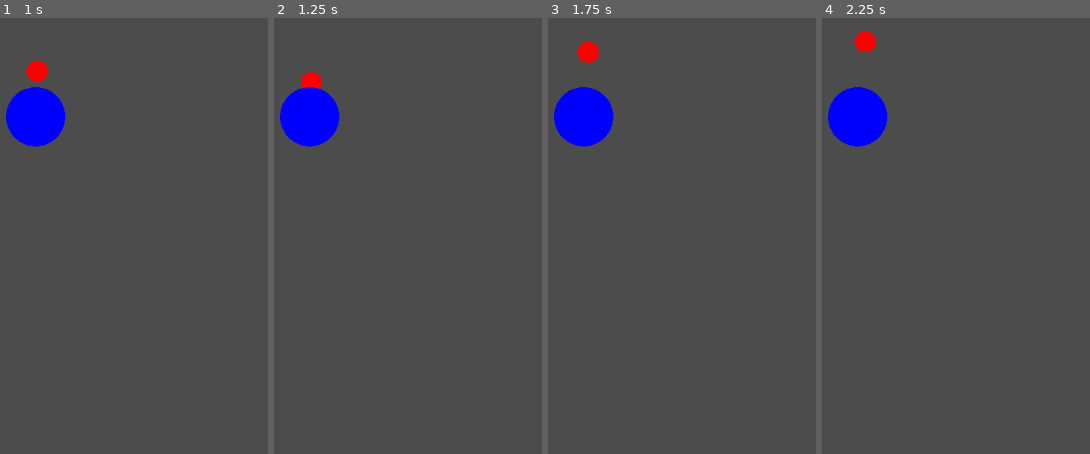
Above: before the commit, frames 1-4 (left to right).
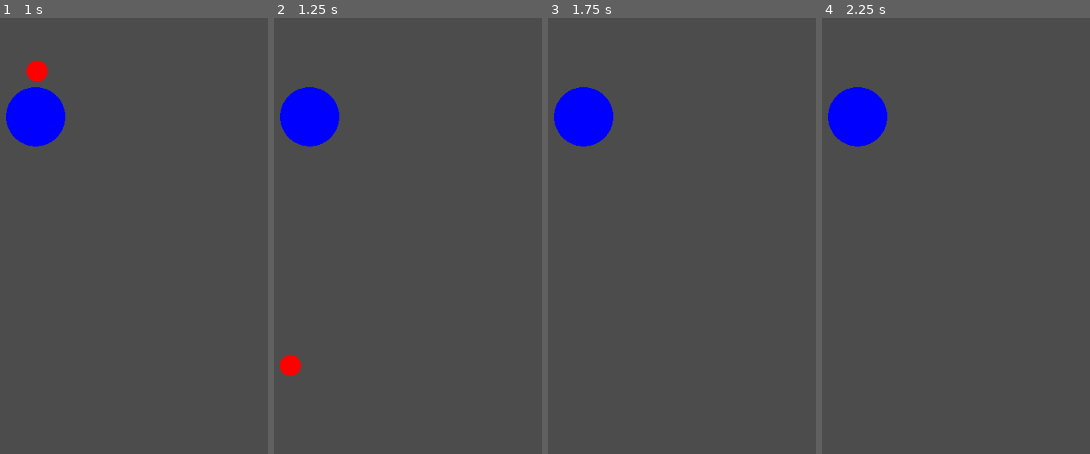
Above: after the commit, the same moments.

Repository: RoloDMonkey/moonshot
Game: Godot game, scene res://Tests/One Bumper.tscn
Two runs of this game, one before a commit and one after it. Both use one fixed random seed, a clock stepped at 60 frames per second and the inputs below. This scene is started directly instead of the project's main scene.
Inputs:
- Up to frame 1 (1 s): no input
- Up to frame 2 (1.25 s): no input
- Up to frame 3 (1.75 s): no input
- Up to frame 4 (2.25 s): tap Enter at 2 s

Frame 1 is identical in both runs. In frame 2, 0.6% of the frame differs, in the area x 2-18%, y 12-83%; in frame 3, 0.3%; in frame 4, 0.3%.

Commit message:
- another dead end

Diff:
--- a/Mechanical/Ball.gd
+++ b/Mechanical/Ball.gd
@@ -17,3 +17,8 @@
 
 func _draw():
 	draw_circle(Vector2(0,0), 13.5, Color(ColorN("red", 1)))
+
+
+func _on_Ball_body_entered(body):
+	if (body.has_method("hit")):
+		body.hit(self)
--- a/Mechanical/Ball.tscn
+++ b/Mechanical/Ball.tscn
@@ -11,7 +11,10 @@
 
 [node name="Ball" type="RigidBody2D"]
 physics_material_override = SubResource( 1 )
+contacts_reported = 4
+contact_monitor = true
 script = ExtResource( 1 )
 
 [node name="CollisionShape2D" type="CollisionShape2D" parent="."]
 shape = SubResource( 2 )
+[connection signal="body_entered" from="." to="." method="_on_Ball_body_entered"]
--- a/Mechanical/Bumper.gd
+++ b/Mechanical/Bumper.gd
@@ -5,6 +5,7 @@
 # var a = 2
 # var b = "text"
 
+export var push_speed = 100
 
 # Called when the node enters the scene tree for the first time.
 func _ready():
@@ -17,3 +18,6 @@
 
 func _draw():
 	draw_circle(Vector2(0,0), 38, Color(ColorN("blue", 1)))
+
+func hit(body):
+	body.apply_impulse(Vector2(), body.linear_velocity.bounce(body.linear_velocity.normalized()) * push_speed)
